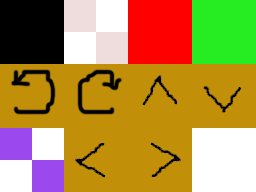
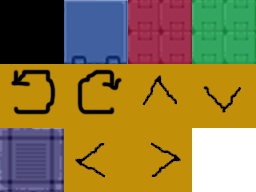
Layered file, before and after one edit (w=256, h=192). Changes by layer:
added layer "Layer 8" (50%) above "Layer 7" over [192, 0, 256, 64]
added layer "Layer 7" (50%) above "Layer 6" over [128, 0, 192, 64]
added layer "Layer 6" above "Layer 2" over [0, 128, 64, 192]
added layer "Layer 5" above "Layer 4" over [64, 0, 128, 64]
